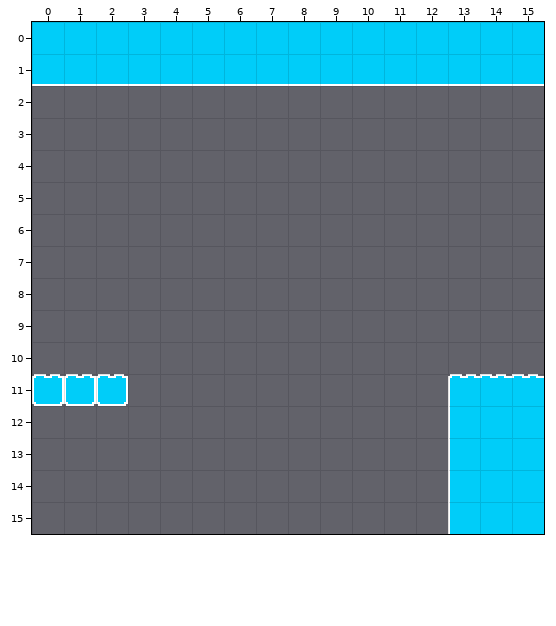
Two states of a Tiled map, LookOutTheWindow/tiled/level4.tmx. That is the earlier state.
Cells are 16x16 px. Shown: x 0..15, y 0..15.
And afterwards:
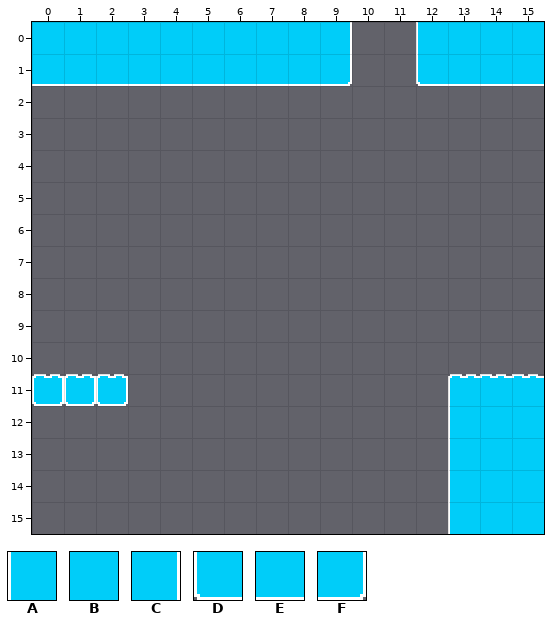
Key: from "snow": A 7, B 8, C 9, D 12, E 13, F 14.
_ is an empty cell.
Tiles replaced or removed in this view: B, E.
Diff:
Changed rows in their new state; . is an unchanged cell.
Layer "Map":
first column x 9:
 0 C__A
 1 F__D
